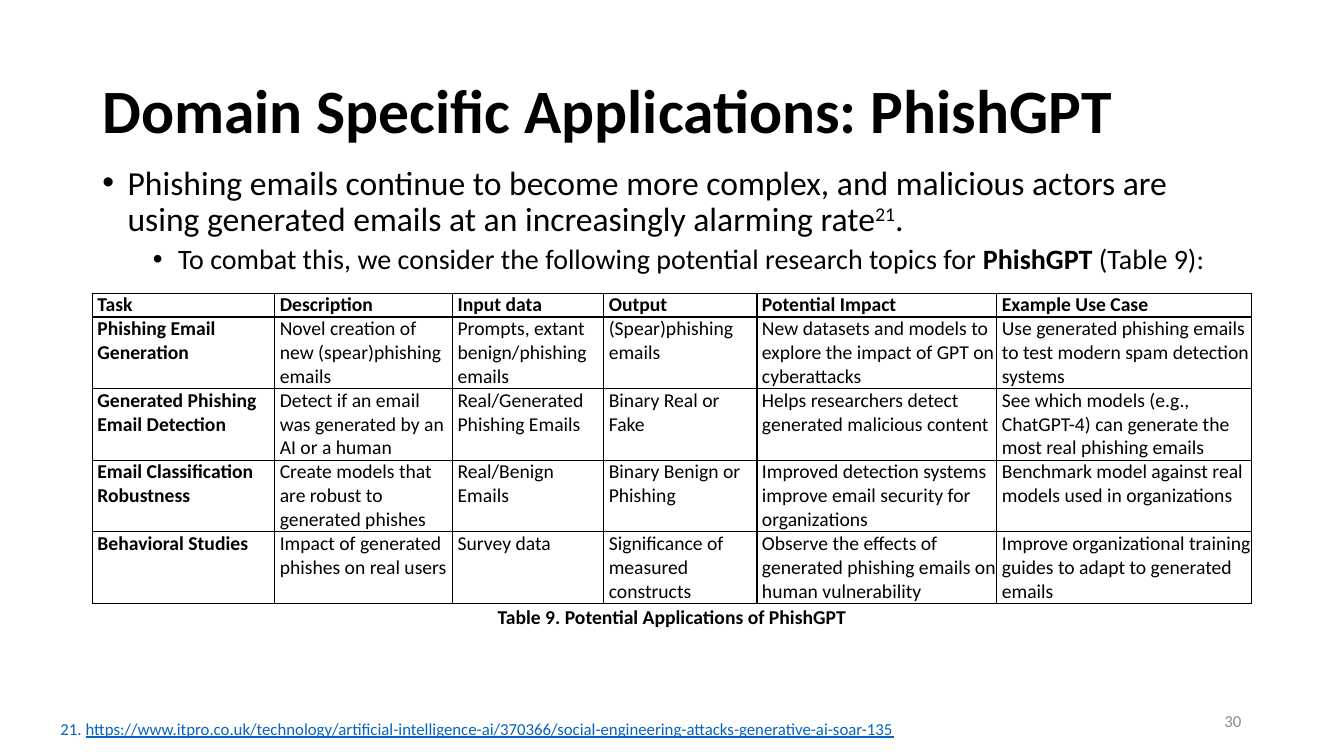
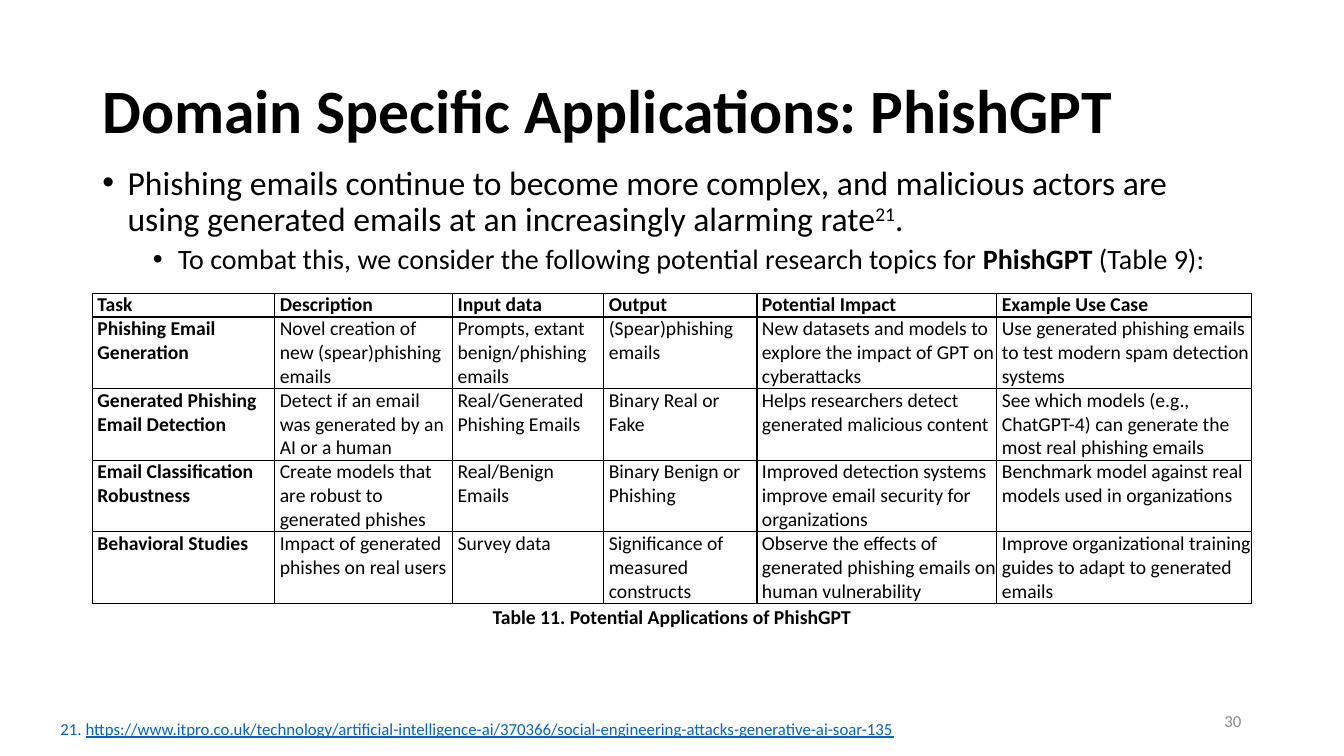
Before and after one commit to ailab-ua/courses, a slide deck: slide 30 of resources/GPT_Overview_April_2023.pptx. Drawn at 1344x756 pixels with LibreOffice and Linux fonts; fonts in the diff are those of the drawing. Boxes give left, top, right and bottom in pixels: in the first picture for what was removed or moved away, otherwise in the second. Text is boxed around its words. In the diff, an @@ line names an element or a change of style, - is before the commit and + after.

Commit message:
Updating table numbers for GPT application areas

```diff
--- a/resources/GPT_Overview_April_2023.pptx
+++ b/resources/GPT_Overview_April_2023.pptx
@@ text at box(493, 610, 851, 627): text changed @@
-Table 9. Potential Applications of PhishGPT
+Table 11. Potential Applications of PhishGPT
```
Also in this commit, not shown: 4 other slides changed.
